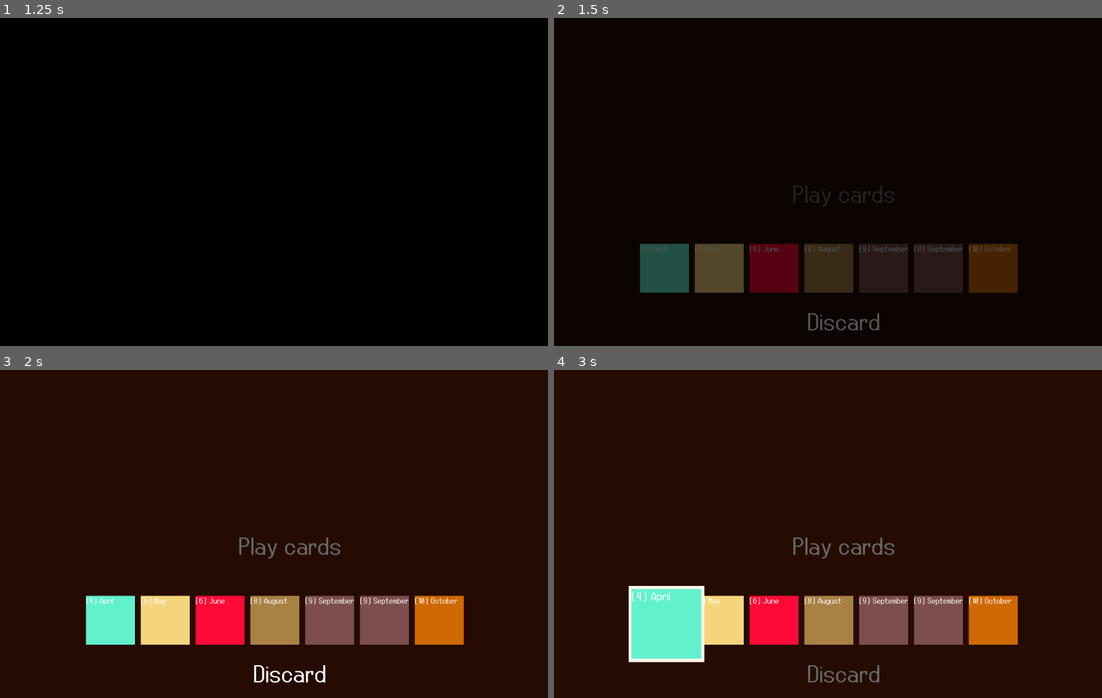
Above: before the commit, frames 1-4 (two rows, left to right).
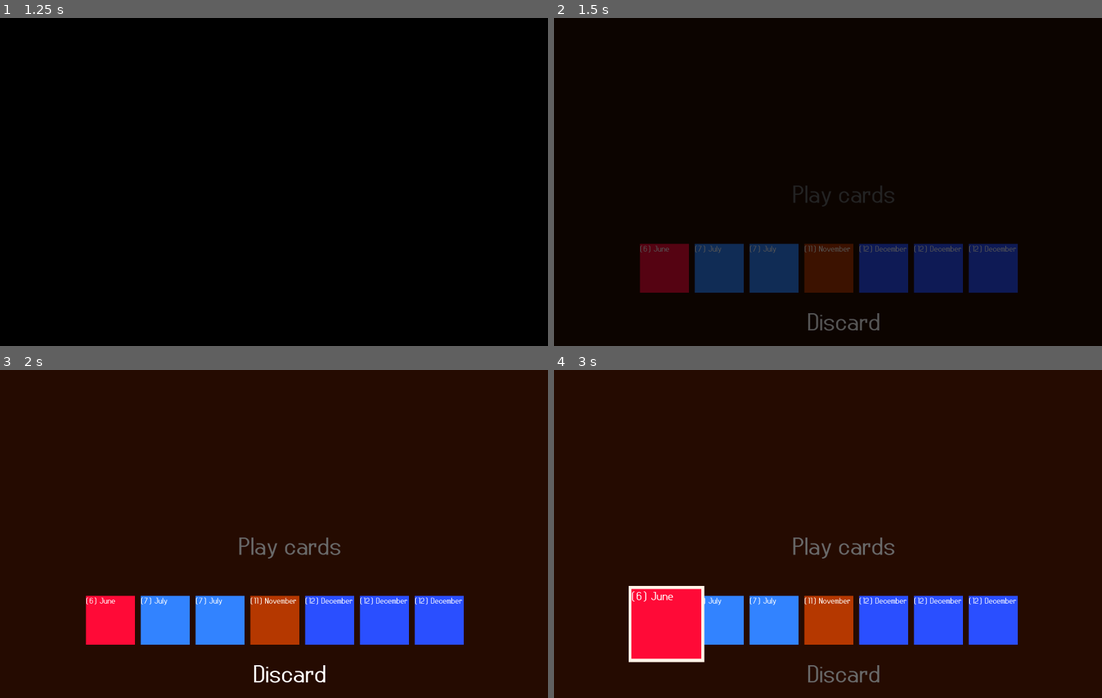
Above: after the commit, the same moments.

Repository: markeryjane/seeker
Game: Godot game, scene res://scenes/title_screen.tscn
The game is run twice, just before and just after one commit, with the same random seed, the same clock (stepped at 60 frames per second) and the same inputs.
Inputs:
- Up to frame 1 (1.25 s): tap Enter (ui_accept) at 0.5, 0.77, 0.8, 1.07 s; hold Right (ui_right) from 0.53 s (still down); tap X (play_hand) at 0.6 s
- Up to frame 2 (1.5 s): release Right (ui_right) at 1.28 s; hold Down (ui_down) from 1.28 s (still down); tap Enter (ui_accept) at 1.35 s
- Up to frame 3 (2 s): keep holding Down (ui_down); tap Enter (ui_accept) at 1.52, 1.82 s; tap X (play_hand) at 1.55 s
- Up to frame 4 (3 s): release Down (ui_down) at 2.03 s; hold Right (ui_right) 2.03-2.78 s; tap Z (discard) at 2.1 s; tap Enter (ui_accept) at 2.3, 2.75 s; hold Up (ui_up) from 2.78 s (still down); tap X (play_hand) at 2.85 s

Frame 1 is identical in both runs. In frame 2, 9.3% of the frame differs, in the area x 15-85%, y 68-84%; in frame 3, 9.4%; in frame 4, 11%, in the area x 14-85%, y 66-89%.

Commit message:
made +points more rare, no more +turn

Diff:
--- a/scenes/main_scene.gd
+++ b/scenes/main_scene.gd
@@ -24,21 +24,24 @@
 			var card_instance = CARD_BASE.instantiate()
 			card_instance.month = i+1
 
-			var _is_none_type = randi_range(0,4)
+			var _is_none_type = randi_range(0,7)
 			var _type = randi_range(0,2)
-			if _is_none_type == 0:
+			if _is_none_type != 0:
 				_type = 0
+			if _type == 1: #add turn
+				_type = 2 #change it to add points
 
 			card_instance.card_effect = _type
 			card_instance.effect_amount = 0
 
 			if _type != 0:
-				var _positive = randi_range(0,3)
+				#var _positive = randi_range(0,3)
 				var amount = 0
-				if _positive == 0:
-					amount = randi_range(-1,-2)
-				else:
-					amount = randi_range(1,2)
+				amount = randi_range(1,3)
+				#if _positive == 0:
+					#amount = randi_range(-1,-2)
+				#else:
+					#amount = randi_range(1,2)
 
 				if _type == 2: #points
 					amount *= 25
@@ -52,6 +55,7 @@
 func repopulate_deck():
 	deck = base_deck.duplicate()
 	deck.shuffle()
+	printt("WE REPOPED DECK: ", deck)
 
 func populate_hand():
 	if deck.is_empty():
@@ -129,6 +133,9 @@
 		selection_index = 0
 	if selection_index > hand.size()-1:
 		selection_index = hand.size()-1
+
+	if deck.size() == 0:
+		repopulate_deck()
 
 	#reposition_cards_in_hand()
 
@@ -152,8 +159,8 @@
 				hand_node.remove_child(card)
 				reposition_cards_in_hand()
 
-
-	if deck.is_empty():
+	printt("PLAYING A HAND: ", deck)
+	if deck.size() == 0:
 		repopulate_deck()
 
 	populate_hand()
